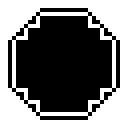
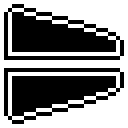
Two versions of the same layered image (128px x 128px). Layer-by-layer changes:
hid "brush shape circle" over (8, 8, 120, 120)
added layer "arrow_down #9" above "Background" over (4, 4, 124, 124)
